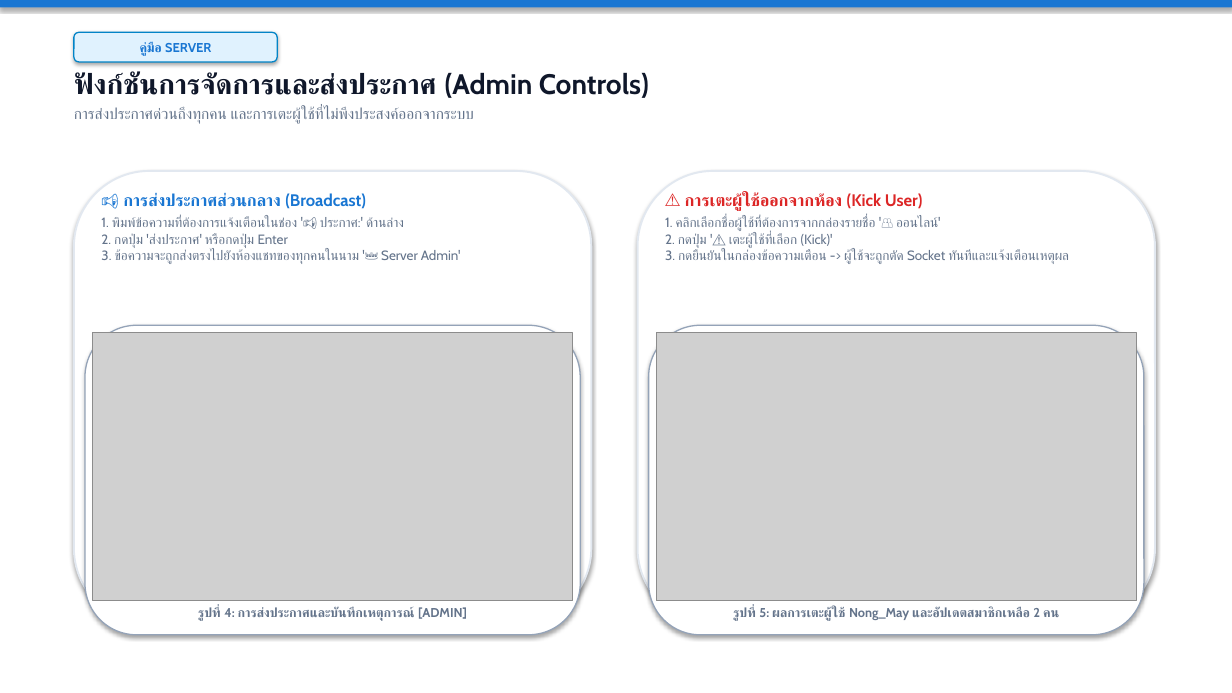
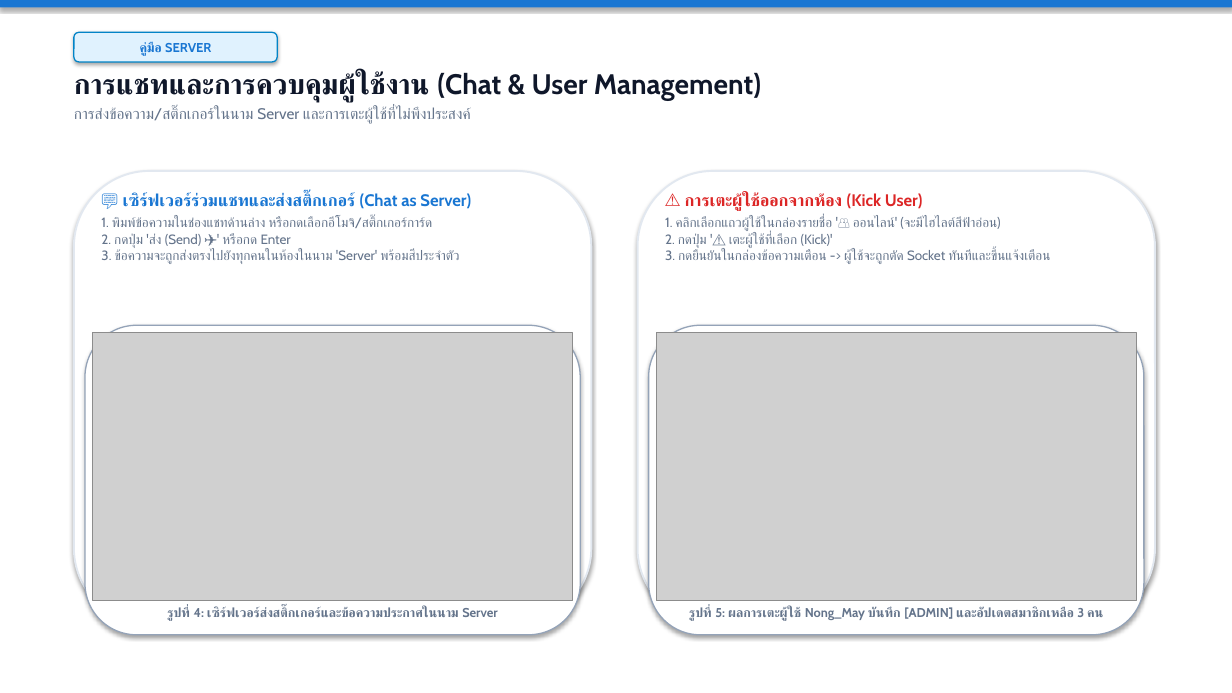
Before and after one commit to jetsada117/network-chat-project, a slide deck: slide 4 of Chat_Application_Manual.pptx (slide 7 before the commit). Drawn at 1232x693 pixels with LibreOffice and Linux fonts; fonts in the diff are those of the drawing; grey boxes stand for pictures. Boxes give left, top, right and bottom in pixels: in the first picture for what was removed or moved away, otherwise in the second. Text is boxed around its words. In the diff, an @@ line names an element or a change of style, - is before the commit and + after.

Commit message:
feat: add standalone executables, remove kick button, and update LAN IP manual

```diff
--- a/Chat_Application_Manual.pptx
+++ b/Chat_Application_Manual.pptx
@@ text at [74, 72, 761, 124]: text changed @@
-ฟังก์ชันการจัดการและส่งประกาศ (Admin Controls)
-การส่งประกาศด่วนถึงทุกคน และการเตะผู้ใช้ที่ไม่พึงประสงค์ออกจากระบบ
+การแชทและการควบคุมผู้ใช้งาน (Chat & User Management)
+การส่งข้อความ/สติ๊กเกอร์ในนาม Server และการเตะผู้ใช้ที่ไม่พึงประสงค์
@@ text at [101, 193, 471, 264]: text changed @@
-📢 การส่งประกาศส่วนกลาง (Broadcast)
-1. พิมพ์ข้อความที่ต้องการแจ้งเตือนในช่อง '📢 ประกาศ:' ด้านล่าง
-2. กดปุ่ม 'ส่งประกาศ' หรือกดปุ่ม Enter
-3. ข้อความจะถูกส่งตรงไปยังห้องแชทของทุกคนในนาม '👑 Server Admin'
+💬 เซิร์ฟเวอร์ร่วมแชทและส่งสติ๊กเกอร์ (Chat as Server)
+1. พิมพ์ข้อความในช่องแชทด้านล่าง หรือกดเลือกอีโมจิ/สติ๊กเกอร์การ์ด
+2. กดปุ่ม 'ส่ง (Send) ✈️' หรือกด Enter
+3. ข้อความจะถูกส่งตรงไปยังทุกคนในห้องในนาม 'Server' พร้อมสีประจำตัว
@@ text at [665, 216, 1050, 264]: text changed @@
-1. คลิกเลือกชื่อผู้ใช้ที่ต้องการจากกล่องรายชื่อ '👥 ออนไลน์'
-2. กดปุ่ม '⚠️ เตะผู้ใช้ที่เลือก (Kick)'
-3. กดยืนยันในกล่องข้อความเตือน -> ผู้ใช้จะถูกตัด Socket ทันทีและแจ้งเตือนเหตุผล
+1. คลิกเลือกแถวผู้ใช้ในกล่องรายชื่อ '👥 ออนไลน์' (จะมีไฮไลต์สีฟ้าอ่อน)
+2. กดปุ่ม '⚠️ เตะผู้ใช้ที่เลือก (Kick)'
+3. กดยืนยันในกล่องข้อความเตือน -> ผู้ใช้จะถูกตัด Socket ทันทีและขึ้นแจ้งเตือน
@@ text at [167, 607, 498, 621]: text changed @@
-รูปที่ 4: การส่งประกาศและบันทึกเหตุการณ์ [ADMIN]
+รูปที่ 4: เซิร์ฟเวอร์ส่งสติ๊กเกอร์และข้อความประกาศในนาม Server
@@ text at [689, 607, 1103, 621]: text changed @@
-รูปที่ 5: ผลการเตะผู้ใช้ Nong_May และอัปเดตสมาชิกเหลือ 2 คน
+รูปที่ 5: ผลการเตะผู้ใช้ Nong_May บันทึก [ADMIN] และอัปเดตสมาชิกเหลือ 3 คน
```
Also in this commit, not shown: 8 other slides changed, 5 slides removed, 22 other files.
